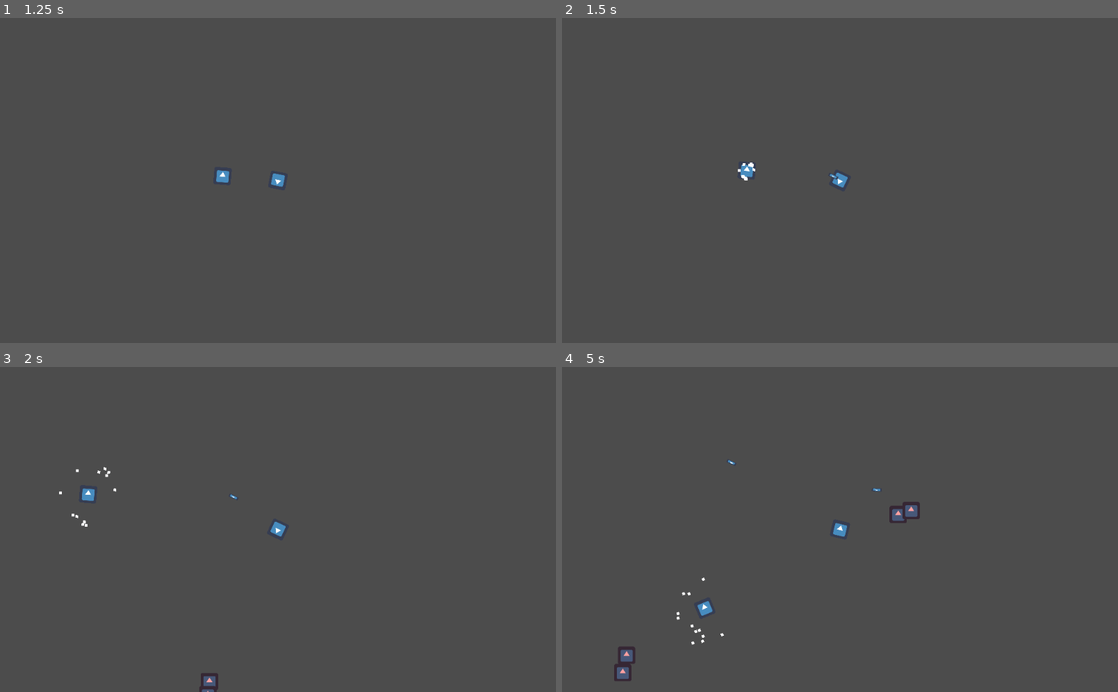
Above: before the commit, frames 1-4 (two rows, left to right).
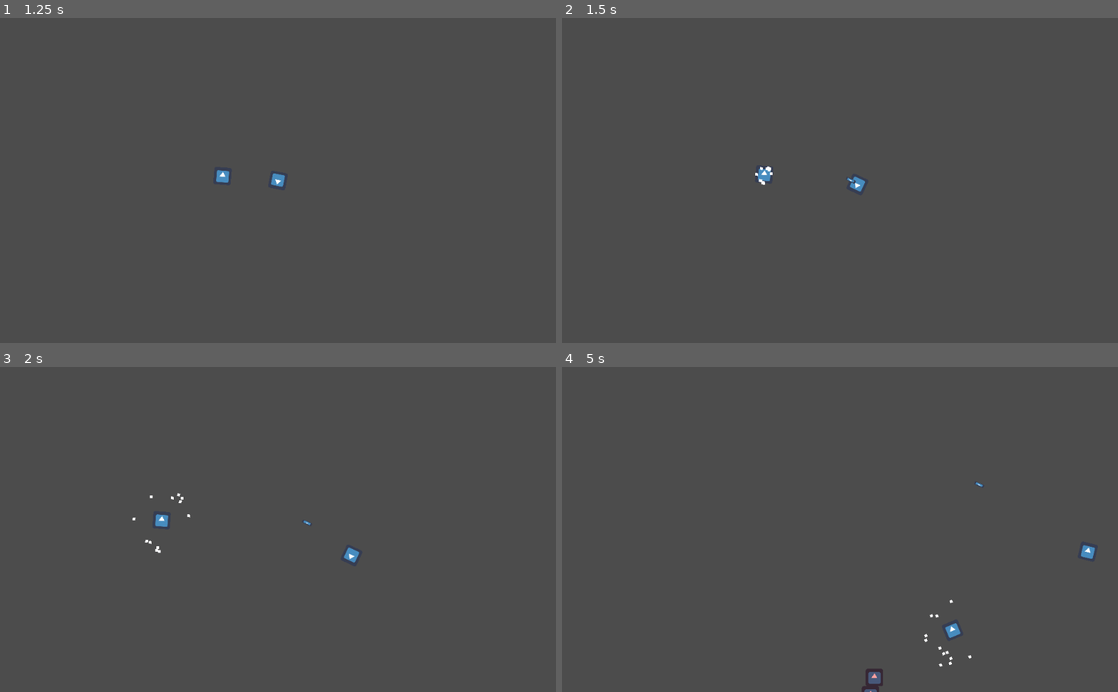
Above: after the commit, the same moments.

Repository: adrianriverof/juego-viaje
Game: Godot game, scene res://level.tscn
The game is run twice, just before and just after one commit, with the same random seed, the same clock (stepped at 60 frames per second) and the same inputs. The engine's default icon, where the game draws it, is replaced by a stand-in: a white triangle on a blue panel in a dark square.
Inputs:
- Up to frame 1 (1.25 s): tap Enter at 0.5 s; hold Right (p1right) from 0.53 s (still down); hold A (p1mine) from 0.53 s (still down)
- Up to frame 2 (1.5 s): release Right (p1right) at 1.28 s; release A (p1mine) at 1.28 s; hold Down (p1down) from 1.28 s (still down); tap S (p1shoot) at 1.35 s
- Up to frame 3 (2 s): keep holding Down (p1down)
- Up to frame 4 (5 s): release Down (p1down) at 2.03 s; hold Right (p1right) 2.03-2.78 s; hold A (p1mine) 2.03-2.78 s; hold Up (p1up) 2.78-3.53 s; tap S (p1shoot) at 2.85, 4.35 s; hold A (p1mine) 3.53-4.28 s; hold Left (p1left) from 3.53 s (still down)

Frame 1 is identical in both runs. In frame 2, 0.4% of the frame differs, in the area x 31-55%, y 44-54%; in frame 3, 0.7%; in frame 4, 1.3%, in the area x 9-96%, y 28-100%.

Commit message:
score

Diff:
--- a/enemy.gd
+++ b/enemy.gd
@@ -13,8 +13,8 @@
 
 
 func _ready():
-	print(player)
-
+	#print(player)
+	pass
 
 func _physics_process(delta):
 
@@ -43,6 +43,7 @@
 
 	print("checkeamso")
 	if life <= 0:
+		player.take_points(1)
 		queue_free()
 
 
--- a/level.gd
+++ b/level.gd
@@ -1,6 +1,8 @@
 extends Node2D
 
 onready var enemy = preload("res://enemy.tscn")
+
+var score = 0
 
 
 func numero_entre_1_y_(number):
@@ -10,6 +12,7 @@
 
 func spawn_enemy():
 	drop_enemy()
+	print(score)
 
 
 
--- a/level.tscn
+++ b/level.tscn
@@ -6,11 +6,12 @@
 [node name="level" type="Node2D"]
 script = ExtResource( 3 )
 
-[node name="player" parent="." instance=ExtResource( 1 )]
-
-[node name="Camera2D" type="Camera2D" parent="player"]
+[node name="Camera2D" type="Camera2D" parent="."]
+position = Vector2( -0.69017, -0.595718 )
 current = true
 zoom = Vector2( 2, 2 )
+
+[node name="player" parent="." instance=ExtResource( 1 )]
 
 [node name="spawn_positions" type="Node2D" parent="."]
 
--- a/player.gd
+++ b/player.gd
@@ -17,7 +17,7 @@
 var move_weight = 0.05
 
 var life = 1
-
+var score = 0
 
 var firerate_time = 0.1
 
@@ -132,3 +132,9 @@
 
 
 	#queue_free()
+
+
+func take_points(points):
+	score += points
+
+	get_parent().score = score
